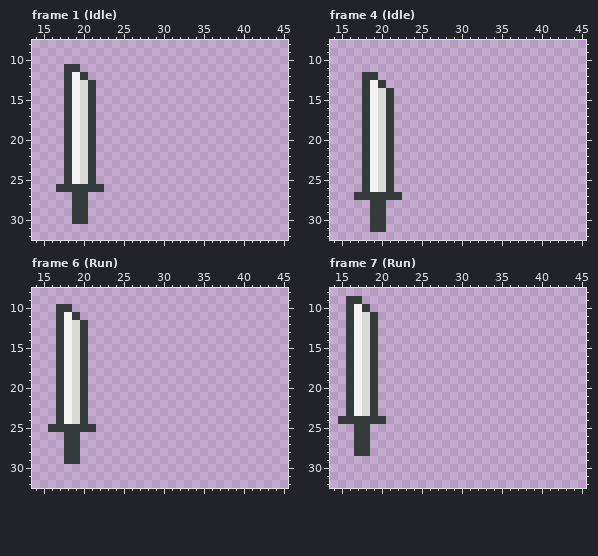
Two versions of one pixel-art file, HAdventure2D/Assets/CharacterStudio/Base/Set_01/Master.aseprite. Above: the version before the commit.
48x48 pixels, 31 frames. Shown: frame 1 (Idle): x 14..45, y 8..32; frame 4 (Idle): x 14..45, y 8..32; frame 6 (Run): x 14..45, y 8..32; frame 7 (Run): x 14..45, y 8..32. The commit also changed other frames, which this record leaves out.
Once edited:
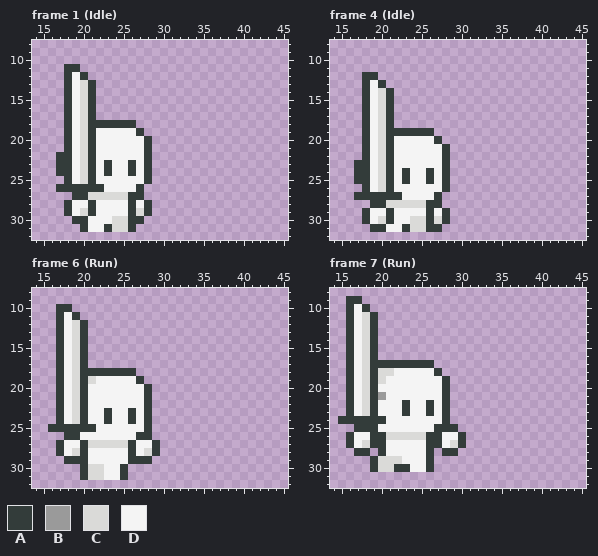
Palette (. is transparent): A #333c3a  B #9a9a9a  C #dadad8  D #f4f4f4
The exact change:
layer "LHand" now shown
layer "Body" now shown
layer "RHand" now shown
Frame 1 (Idle), layers "RHand", "Body", "LHand":
y 18: x 22..26 ..... -> AAAAA
y 19: x 22..27 ...... -> DDDDDA
y 20..21: x 22..28 ....... -> DDDDDDA
y 22: x 17 . -> A; x 22..28 ....... -> DDDDDDA
y 23..24: x 17 . -> A; x 22..28 ....... -> DADDADA
y 25: x 22..28 ....... -> DDDDDDA
y 26: x 23..27 ..... -> DDDDA
y 27: x 21..27 ....... -> CCCCCAA
y 28: x 18..28 .AA........ -> ADDADDDDADA
y 29: x 18..28 .AA........ -> ADCADDDDACA
y 30: x 21..27 ....... -> DDDCCAA
y 31: x 20..26 ....... -> ADDACCA
Frame 4 (Idle), layers "RHand", "Body", "LHand":
y 19: x 22..26 ..... -> AAAAA
y 20: x 22..27 ...... -> DDDDDA
y 21..22: x 22..28 ....... -> DDDDDDA
y 23: x 17 . -> A; x 22..28 ....... -> DDDDDDA
y 24..25: x 17 . -> A; x 22..28 ....... -> DADDADA
y 26: x 22..28 ....... -> DDDDDDA
y 27: x 23..27 ..... -> DDDDA
y 28: x 21..27 ....... -> CCCCCAA
y 29: x 18..28 .AA........ -> ADDADDDDADA
y 30: x 18..28 .AA........ -> ADCADDCCACA
y 31: x 21..27 ....... -> DDACCAA
Frame 6 (Run), layers "RHand", "Body", "LHand":
y 18: x 21..26 ...... -> AAAAAA
y 19: x 21..27 ....... -> CDDDDDA
y 20..22: x 21..28 ........ -> DDDDDDDA
y 23..24: x 21..28 ........ -> DDADDADA
y 25: x 22..28 ....... -> DDDDDDA
y 26: x 20..28 ......... -> DDDDDDDAA
y 27: x 17..29 .AA.......... -> ADDACCCCCADDA
y 28: x 17..29 .AA.......... -> ADCADDDDDADCA
y 29: x 20..28 ......... -> ADDDDDAAA
y 30..31: x 20..25 ...... -> ACCDDA
Frame 7 (Run), layers "RHand", "Body", "LHand":
y 17: x 20..26 ....... -> AAAAAAA
y 18: x 20..27 ........ -> CCDDDDDA
y 19: x 20..28 ......... -> CDDDDDDDA
y 20: x 20..28 ......... -> DDDDDDDDA
y 21: x 20..28 ......... -> BDDDDDDDA
y 22..23: x 20..28 ......... -> DDDADDADA
y 24: x 21..28 ........ -> DDDDDDDA
y 25: x 19..29 ........... -> ADDDDDDDAAA
y 26: x 16..30 .AA............ -> ADDAACCCCCAADDA
y 27: x 16..30 .AA............ -> ADCAADDDDDAADCA
y 28: x 20..26 ....... -> ADDDDDA; x 28..29 .. -> AA
y 29: x 19..26 ........ -> ACCCDDDA
y 30: x 19..26 ........ -> ACCAADDA
Changed places in both pictures, as pixel boxes (x1, y1, x2, y2):
changed: (56, 120, 152, 232)
changed: (354, 128, 450, 232)
changed: (56, 368, 160, 480)
changed: (346, 360, 466, 472)
